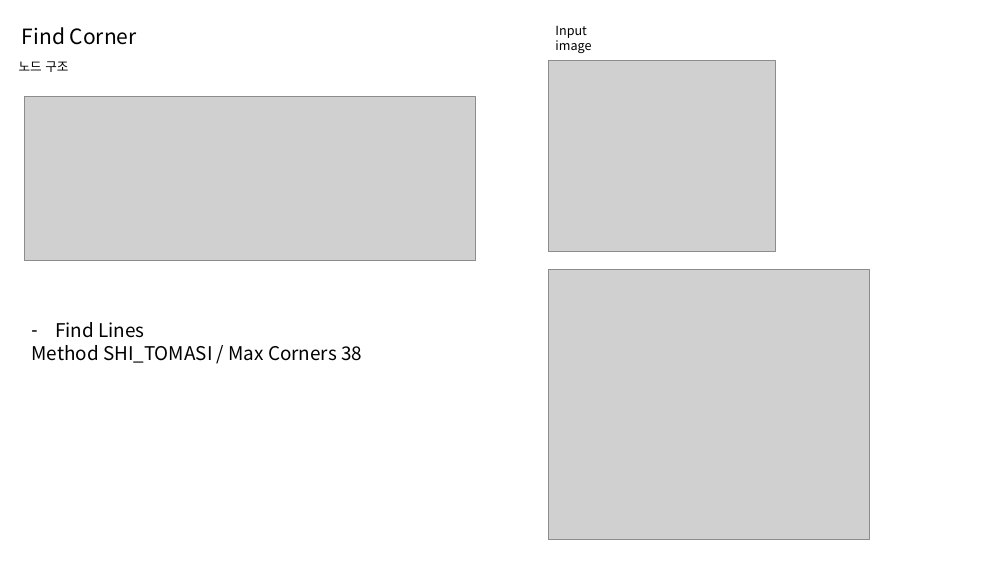
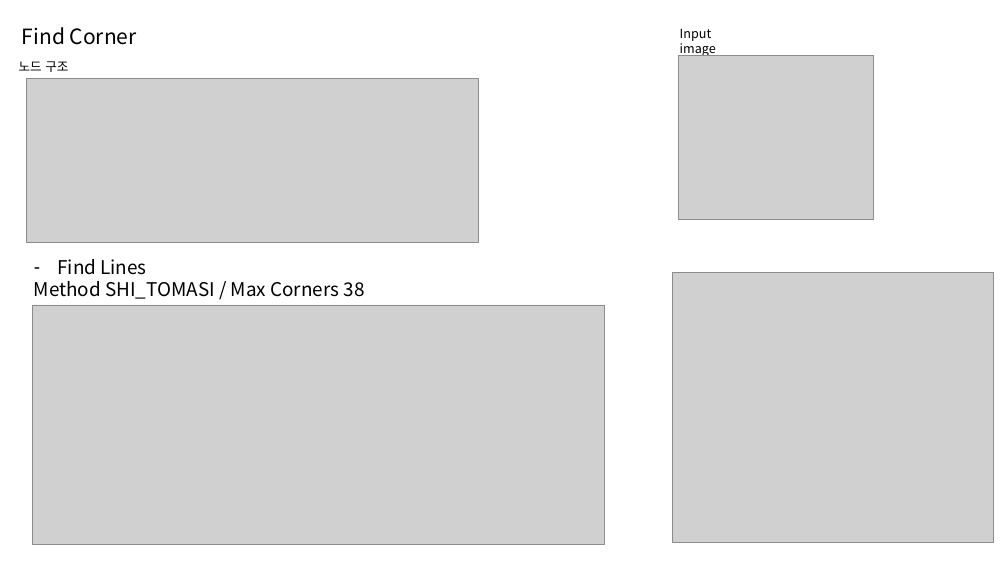
Before and after one commit to gyuri1220/opencv_study, a slide deck: slide 11 of Find_func/LucusEdge_자료(0518).pptx. Drawn at 1008x567 pixels with LibreOffice and Linux fonts; fonts in the diff are those of the drawing; grey boxes stand for pictures. Boxes give left, top, right and bottom in pixels: in the first picture for what was removed or moved away, otherwise in the second. Text is boxed around its words. In the diff, an @@ line names an element or a change of style, - is before the commit and + after.

```diff
--- a/Find_func/LucusEdge_자료(0518).pptx
+++ b/Find_func/LucusEdge_자료(0518).pptx
@@ text "Input image": place and size @@
-text "Input image" at <box>555,25,591,53</box>
+text "Input image" at <box>680,28,716,57</box>
@@ picture: place and size @@
-picture at <box>548,60,775,252</box>
+picture at <box>679,55,874,219</box>
@@ picture: place and size @@
-picture at <box>24,97,476,261</box>
+picture at <box>26,79,479,243</box>
@@ text "Find Lines": place and size @@
-text "Find Lines" at <box>31,322,362,363</box>
+text "Find Lines" at <box>34,259,365,299</box>
@@ picture: place and size @@
-picture at <box>548,269,870,539</box>
+picture at <box>672,272,994,542</box>
@@ picture added at <box>33,305,605,544</box> @@
```
Also in this commit, not shown: 1 other slide changed, 1 slide added, 1 slide removed, 11 other files.
